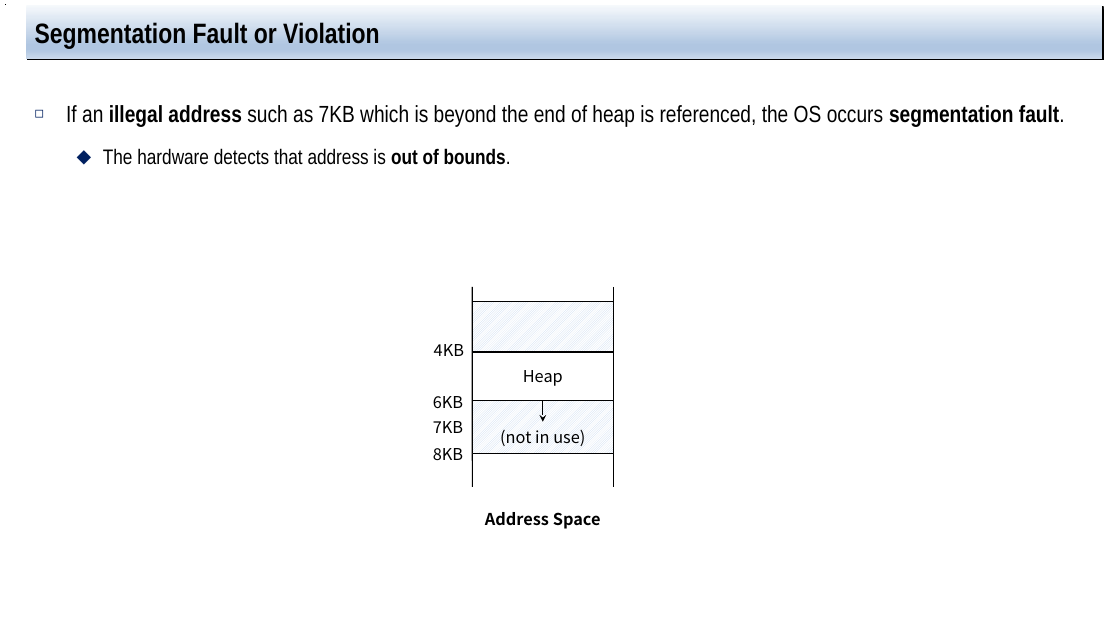
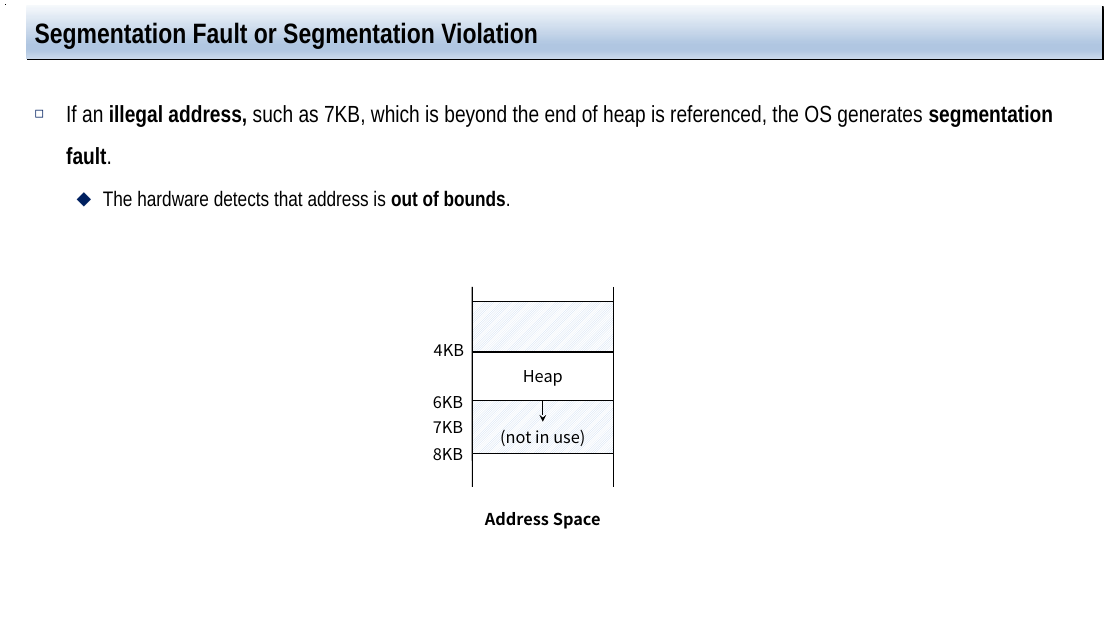
Before and after one commit to jachermocilla/extra-course-materials, a slide deck: slide 10 of cmsc125/ostep/slides/01.Virtualization/16.Segmentation.pptx. Drawn at 1120x630 pixels with LibreOffice and Linux fonts; fonts in the diff are those of the drawing. Boxes give left, top, right and bottom in pixels: in the first picture for what was removed or moved away, otherwise in the second. Text is boxed around its words. In the diff, an @@ line names an element or a change of style, - is before the commit and + after.

```diff
--- a/cmsc125/ostep/slides/01.Virtualization/16.Segmentation.pptx
+++ b/cmsc125/ostep/slides/01.Virtualization/16.Segmentation.pptx
@@ title at (35,20,537,48): text changed @@
-Segmentation Fault or Violation
+Segmentation Fault or Segmentation Violation
@@ text at (66,105,1053,165): text changed @@
-◻ If an illegal address such as 7KB which is beyond the end of heap is referenced, the OS occurs segmentation fault.
+◻ If an illegal address, such as 7KB, which is beyond the end of heap is referenced, the OS generates segmentation fault.
```
Also in this commit, not shown: 11 other slides changed, 2 slides added, 1 other file.
